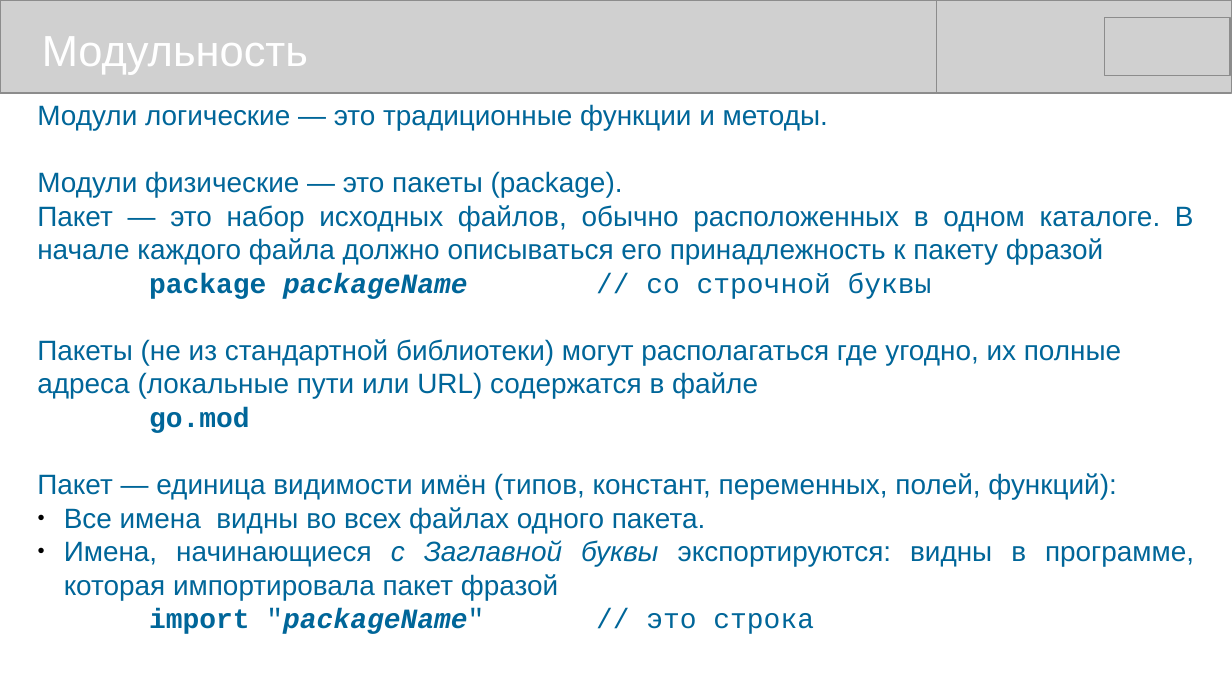
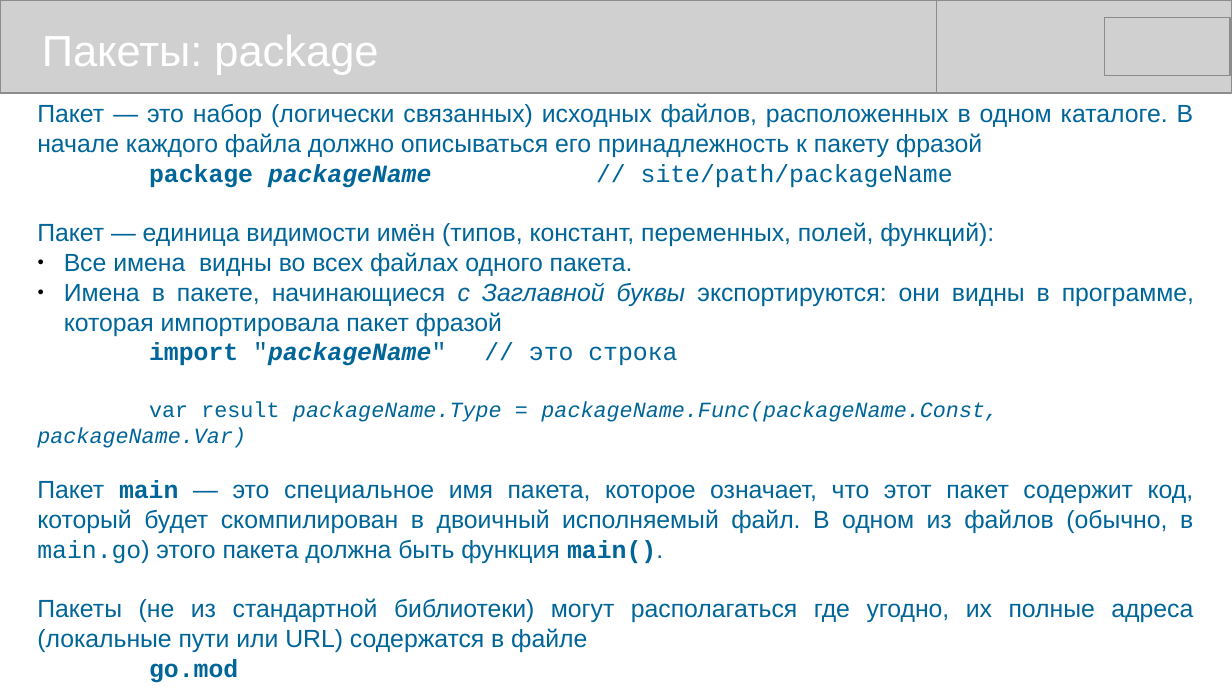
Before and after one commit to mike-shock/Go_language, a slide deck: slide 38 of Go_Review.odp. Drawn at 1232x693 pixels with LibreOffice and Linux fonts; fonts in the diff are those of the drawing; grey boxes stand for pictures. Boxes give left, top, right and bottom in pixels: in the first picture for what was removed or moved away, otherwise in the second. Text is boxed around its words. In the diff, an @@ line names an element or a change of style, - is before the commit and + after.

```diff
--- a/Go_Review.odp
+++ b/Go_Review.odp
@@ text at (42, 35, 378, 75): text changed @@
-Модульность
+Пакеты: package
@@ text at (37, 103, 1194, 563): text changed; size 18 to 16 pt @@
-Модули логические — это традиционные функции и методы.
-Модули физические — это пакеты (package).
-Пакет — это набор исходных файлов, обычно расположенных в одном каталоге. В начале каждого файла должно описываться его принадлежность к пакету фразой
-package packageName // со строчной буквы
+Пакет — это набор (логически связанных) исходных файлов, расположенных в одном каталоге. В начале каждого файла должно описываться его принадлежность к пакету фразой
+package packageName // site/path/packageName
+Пакет — единица видимости имён (типов, констант, переменных, полей, функций):
+● Все имена видны во всех файлах одного пакета.
+● Имена в пакете, начинающиеся с Заглавной буквы экспортируются: они видны в программе, которая импортировала пакет фразой
+import "packageName" // это строка
+var result packageName.Type = packageName.Func(packageName.Const, packageName.Var)
+Пакет main — это специальное имя пакета, которое означает, что этот пакет содержит код, который будет скомпилирован в двоичный исполняемый файл. В одном из файлов (обычно, в main.go) этого пакета должна быть функция main().
@@ text at (37, 473, 1194, 634): paragraphs removed @@
-Пакет — единица видимости имён (типов, констант, переменных, полей, функций):
-● Все имена видны во всех файлах одного пакета.
-● Имена, начинающиеся с Заглавной буквы экспортируются: видны в программе, которая импортировала пакет фразой
-import "packageName" // это строка
@@ text at (37, 598, 1193, 683): size 18 to 16 pt in "Пакеты (не из стандартной библиотеки) могут располагаться ...", "go.mod"; alignment left to justified @@
```
Also in this commit, not shown: 1 other slide changed, 1 slide added.
